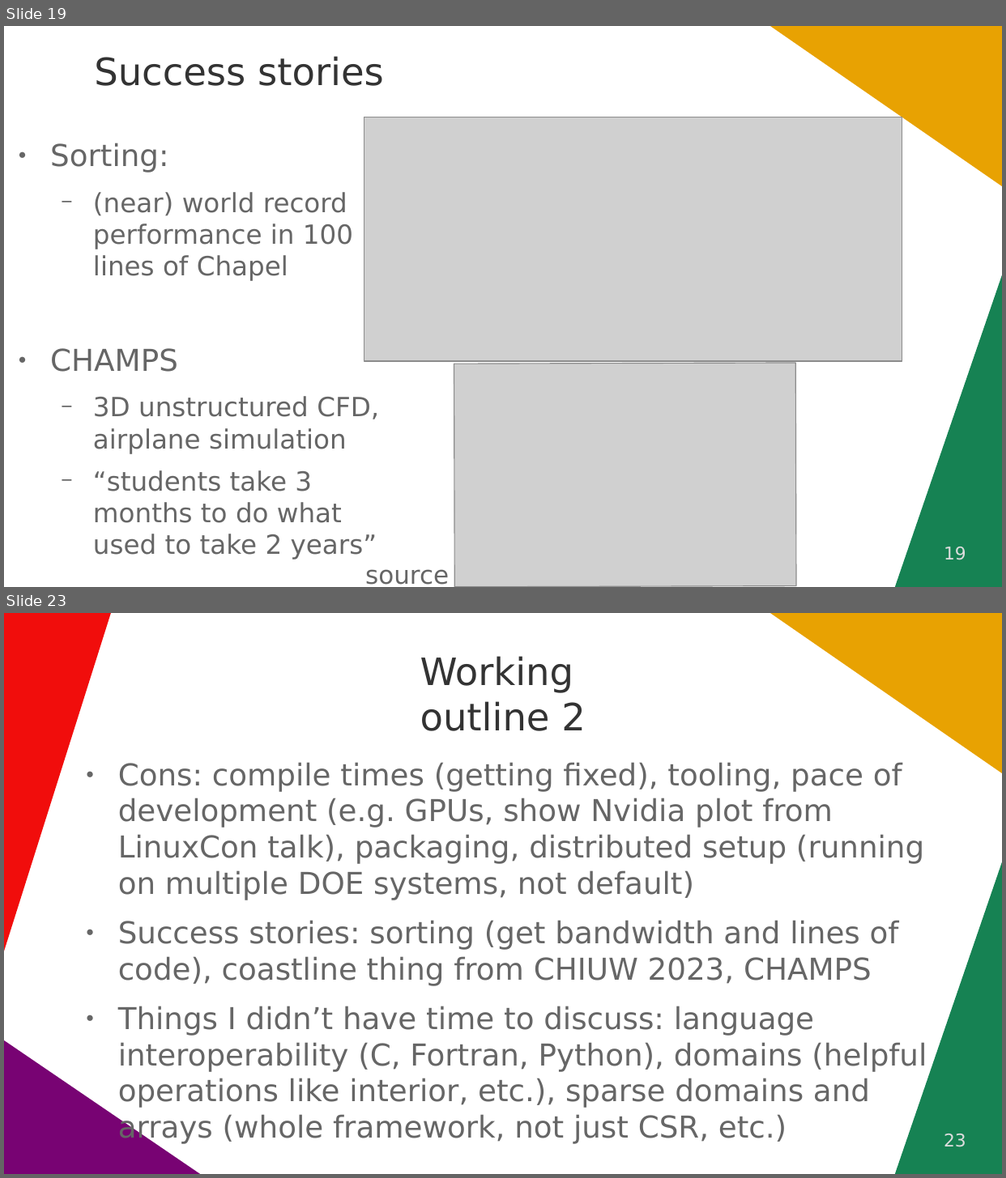
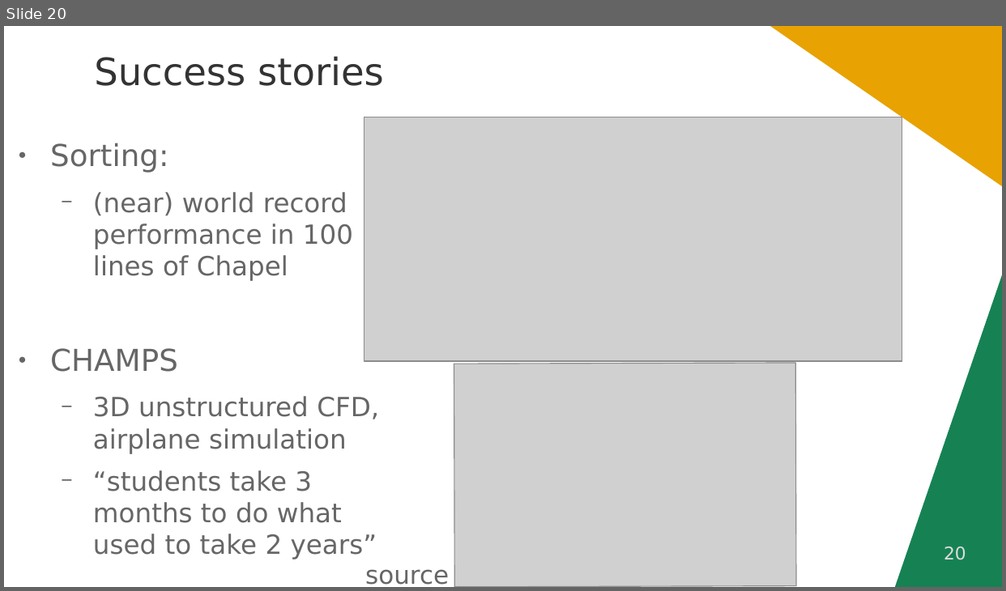
Before and after one commit to ghbrown/chapel-introduction, a slide deck: User introduction to Chapel - G. H. Brown.odp. Shown one above the other, each under a label of ours: slides 19 and 23 before the commit, slide 20 after it; the slides between them are not shown. The pictures are 1006x1178 and 1006x591 pixels, drawn with LibreOffice and Linux fonts; fonts in the diff are those of the drawing; grey boxes stand for pictures. Boxes give left, top, right and bottom in pixels: in the first picture for what was removed or moved away, otherwise in the second. Text is boxed around its words. In the diff, an @@ line names an element or a change of style, - is before the commit and + after.

```diff
--- a/User introduction to Chapel - G. H. Brown.odp
+++ b/User introduction to Chapel - G. H. Brown.odp
@@ slide 23 removed at [4,613,1002,1174], background #FFFFFF; not listed: 4 template elements that a slide beside it also shows @@
@@ title removed at [420,656,586,731] @@
-Working
-outline 2
@@ text removed at [118,762,927,1108] @@
-● Cons: compile times (getting fixed), tooling, pace of development (e.g. GPUs, show Nvidia plot from LinuxCon talk), packaging, distributed setup (running on multiple DOE systems, not default)
-● Success stories: sorting (get bandwidth and lines of code), coastline thing from CHIUW 2023, CHAMPS
-● Things I didn’t have time to discuss: language interoperability (C, Fortran, Python), domains (helpful operations like interior, etc.), sparse domains and arrays (whole framework, not just CSR, etc.)
@@ page number removed at [944,1134,966,1148] @@
-23
@@ what was slide 19 is now slide 20 @@
@@ page number at [944,547,966,561]: text changed @@
-19
+20
```
Also in this commit, not shown: 5 slides changed, 1 slide added, 3 other slides removed, 1 other file.
